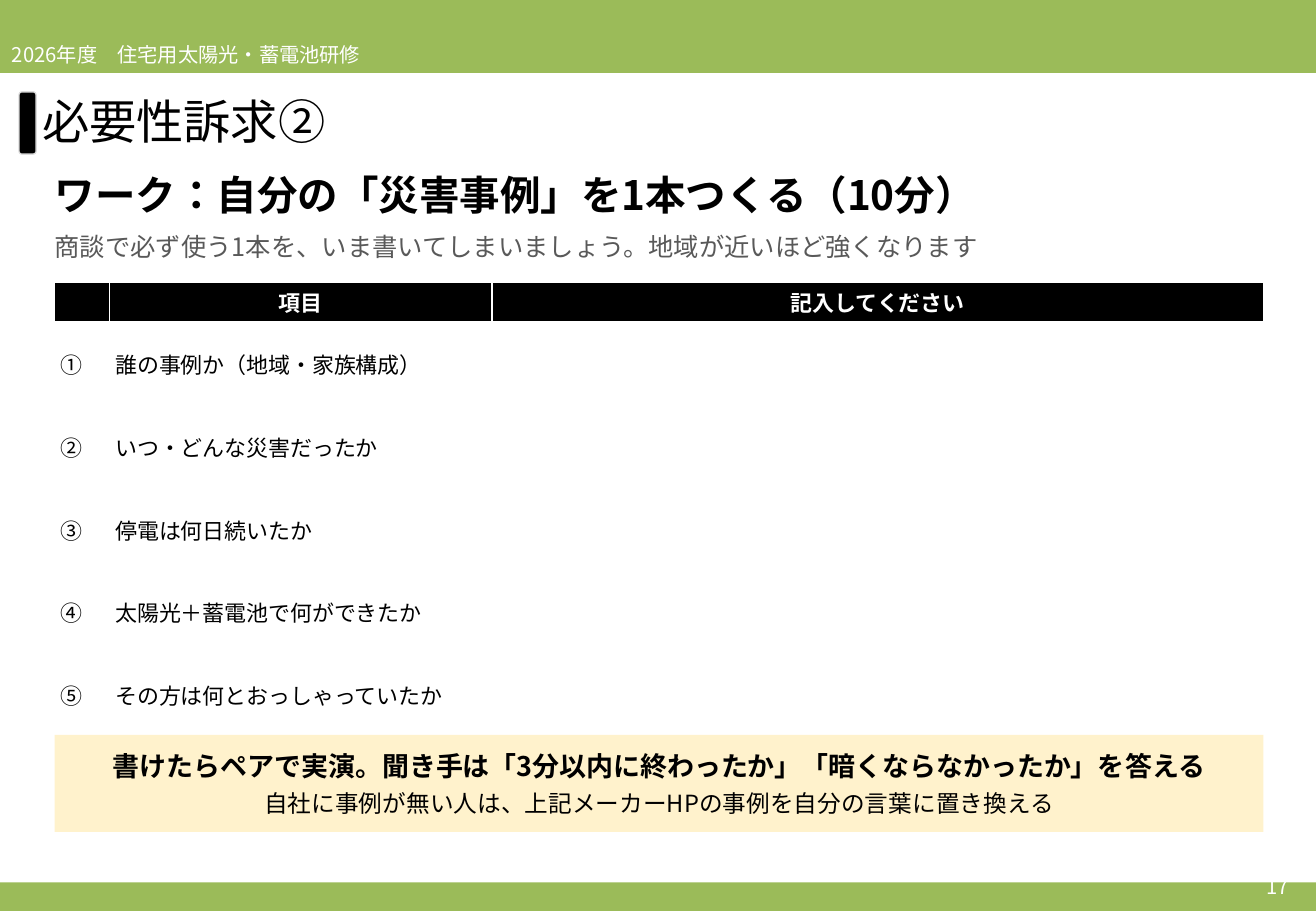
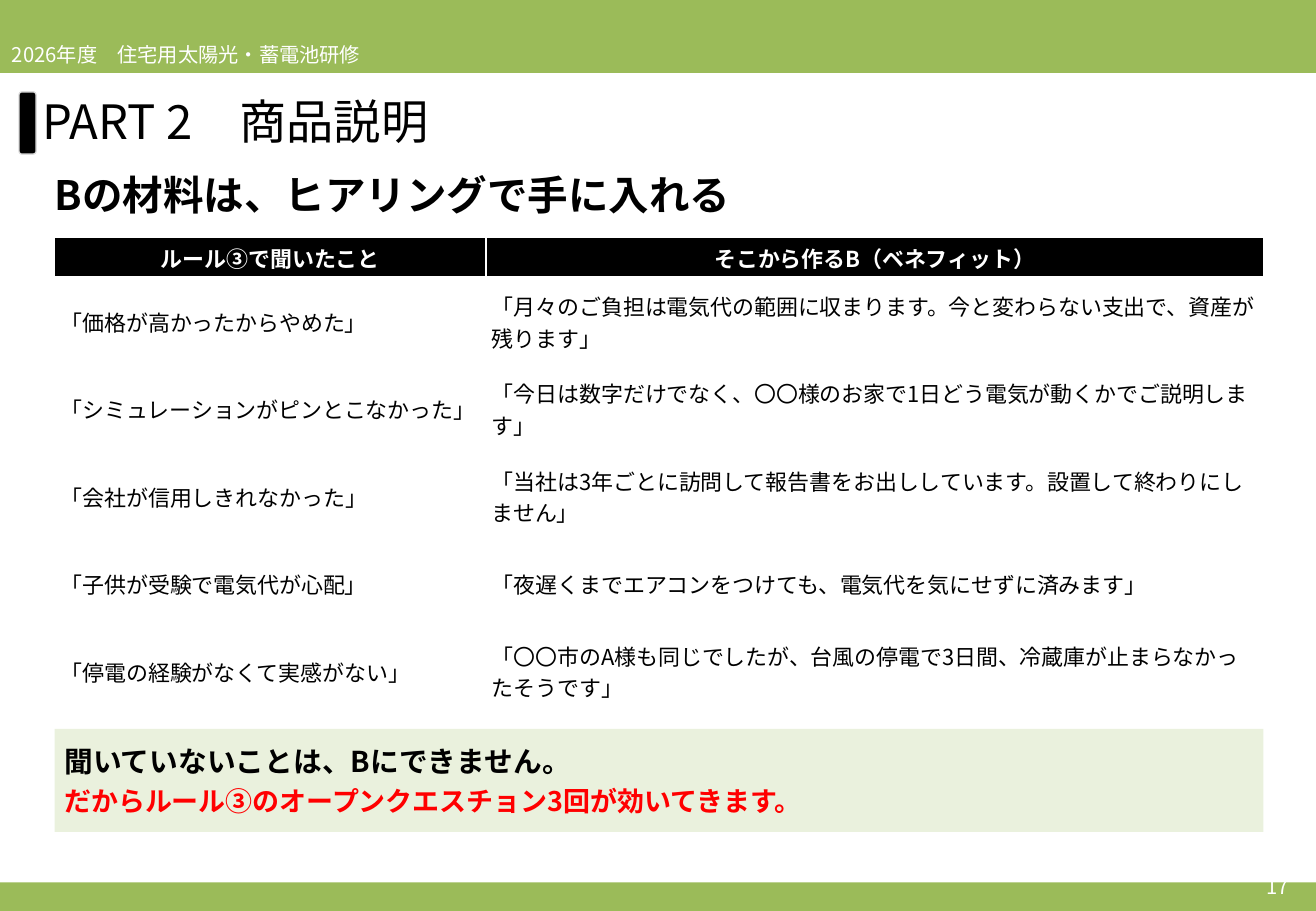
Before and after one commit to soshiro-iki-sys/-, a slide deck: slide 17 of slides/2026営業研修_第3回_必要性訴求②＆ロープレ.pptx. Drawn at 1316x911 pixels with LibreOffice and Linux fonts; fonts in the diff are those of the drawing. Boxes give left, top, right and bottom in pixels: in the first picture for what was removed or moved away, otherwise in the second. Text is boxed around its words. In the diff, an @@ line names an element or a change of style, - is before the commit and + after.

```diff
--- a/slides/2026営業研修_第3回_必要性訴求②＆ロープレ.pptx
+++ b/slides/2026営業研修_第3回_必要性訴求②＆ロープレ.pptx
@@ text at bbox=[42, 99, 429, 143]: text changed @@
-必要性訴求②
+PART 2 商品説明
@@ text at bbox=[55, 175, 730, 214]: text changed @@
-ワーク：自分の「災害事例」を1本つくる（10分）
+Bの材料は、ヒアリングで手に入れる
@@ text removed at bbox=[55, 234, 978, 258] @@
-商談で必ず使う1本を、いま書いてしまいましょう。地域が近いほど強くなります
@@ table added at bbox=[55, 237, 1264, 716], 6 rows, 2 columns @@
+ルール③で聞いたこと | そこから作るB（ベネフィット）
+「価格が高かったからやめた」 | 「月々のご負担は電気代の範囲に収まります。今と変わらない支出で、資産が残ります」
+「シミュレーションがピンとこなかった」 | 「今日は数字だけでなく、〇〇様のお家で1日どう電気が動くかでご説明します」
+「会社が信用しきれなかった」 | 「当社は3年ごとに訪問して報告書をお出ししています。設置して終わりにしません」
+「子供が受験で電気代が心配」 | 「夜遅くまでエアコンをつけても、電気代を気にせずに済みます」
+「停電の経験がなくて実感がない」 | 「〇〇市のA様も同じでしたが、台風の停電で3日間、冷蔵庫が止まらなかったそうです」
@@ table removed at bbox=[55, 282, 1264, 734], 6 rows, 3 columns @@
- | 項目 | 記入してください
-① | 誰の事例か（地域・家族構成） | 
-② | いつ・どんな災害だったか | 
-③ | 停電は何日続いたか | 
-④ | 太陽光＋蓄電池で何ができたか | 
-⑤ | その方は何とおっしゃっていたか | 
@@ rectangle "聞いていないことは、Bにできません。": place and size @@
-rectangle "聞いていないことは、Bにできません。" at bbox=[55, 735, 1264, 832]
+rectangle "聞いていないことは、Bにできません。" at bbox=[55, 729, 1264, 832]
@@ rectangle "聞いていないことは、Bにできません。" at bbox=[55, 729, 1264, 832]: fill #FFF2CC to #EAF1DD @@
@@ text in rectangle at bbox=[64, 748, 801, 814]: text changed; text colour #000000 to #FF0000 @@
-書けたらペアで実演。聞き手は「3分以内に終わったか」「暗くならなかったか」を答える
-自社に事例が無い人は、上記メーカーHPの事例を自分の言葉に置き換える
+聞いていないことは、Bにできません。
+だからルール③のオープンクエスチョン3回が効いてきます。
```
Also in this commit, not shown: 22 other slides changed, 8 slides added, 5 slides removed, 2 other files.
